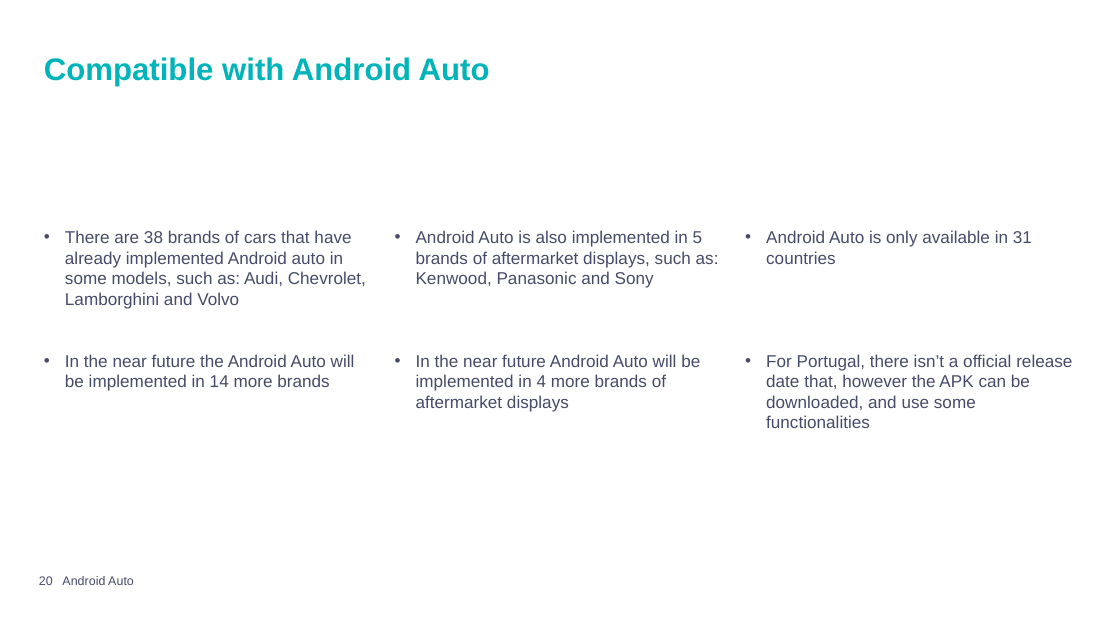
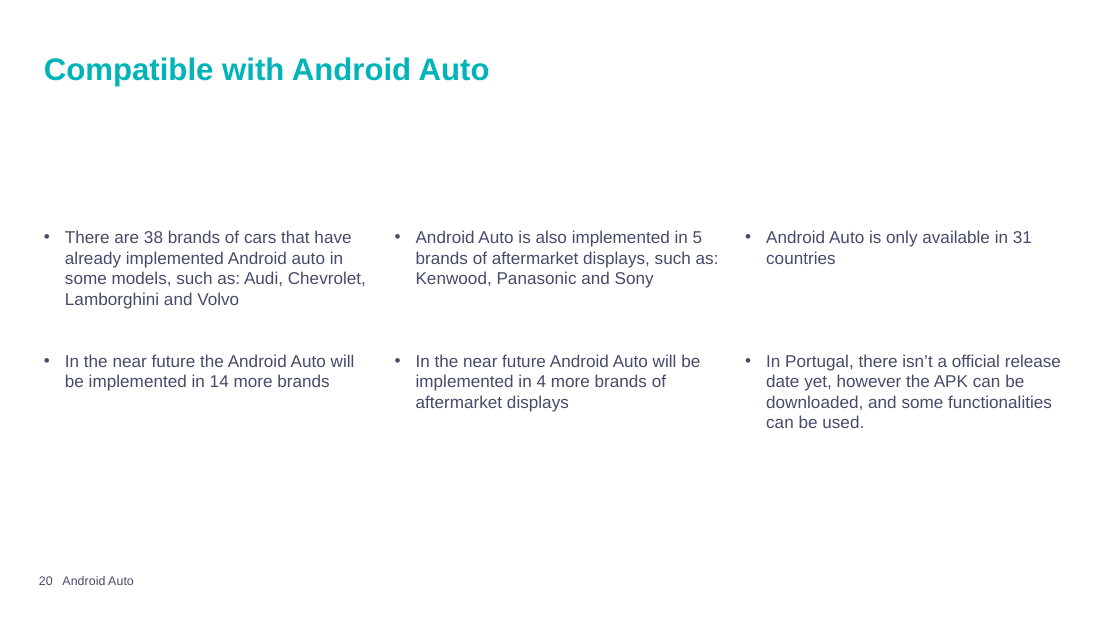
Before and after one commit to mpiresgro/AndroidAutoInfo, a slide deck: slide 20 of PowerPoint Final/Presentation_Joao_Mauro.pptx. Drawn at 1120x630 pixels with LibreOffice and Linux fonts; fonts in the diff are those of the drawing; background and template pictures are left out. Boxes give left, top, right and bottom in pixels: in the first picture for what was removed or moved away, otherwise in the second. Text is boxed around its words. In the diff, an @@ line names an element or a change of style, - is before the commit and + after.

Commit message:
minor text issues

```diff
--- a/PowerPoint Final/Presentation_Joao_Mauro.pptx
+++ b/PowerPoint Final/Presentation_Joao_Mauro.pptx
@@ text at (766,354,1061,428): text changed @@
-• For Portugal, there isn’t a official release date that, however the APK can be downloaded, and use some functionalities
+• In Portugal, there isn’t a official release date yet, however the APK can be downloaded, and some functionalities can be used.
```
